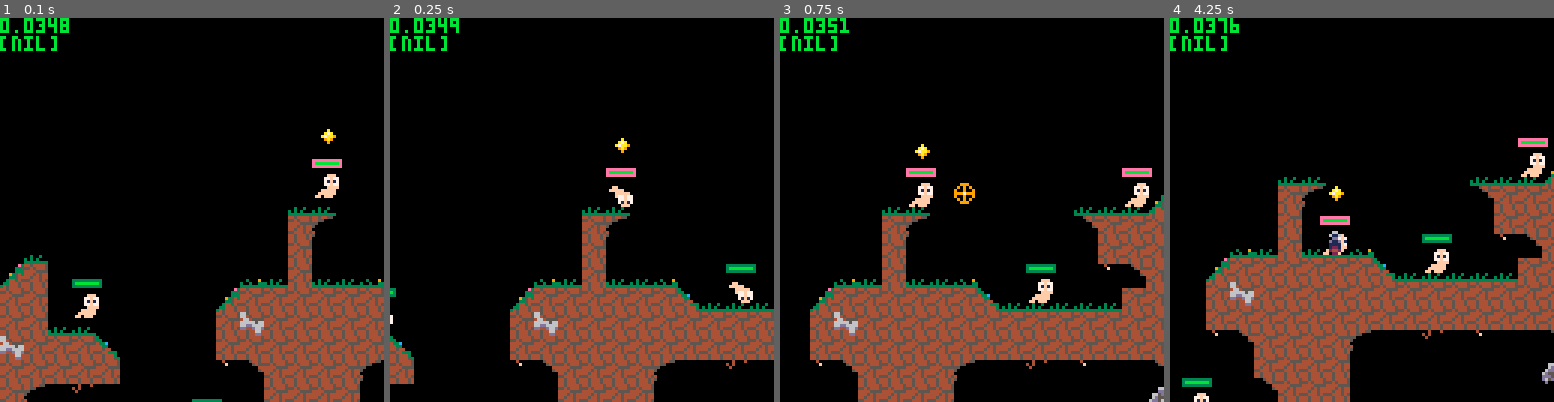
Above: before the commit, frames 1-4 (left to right).
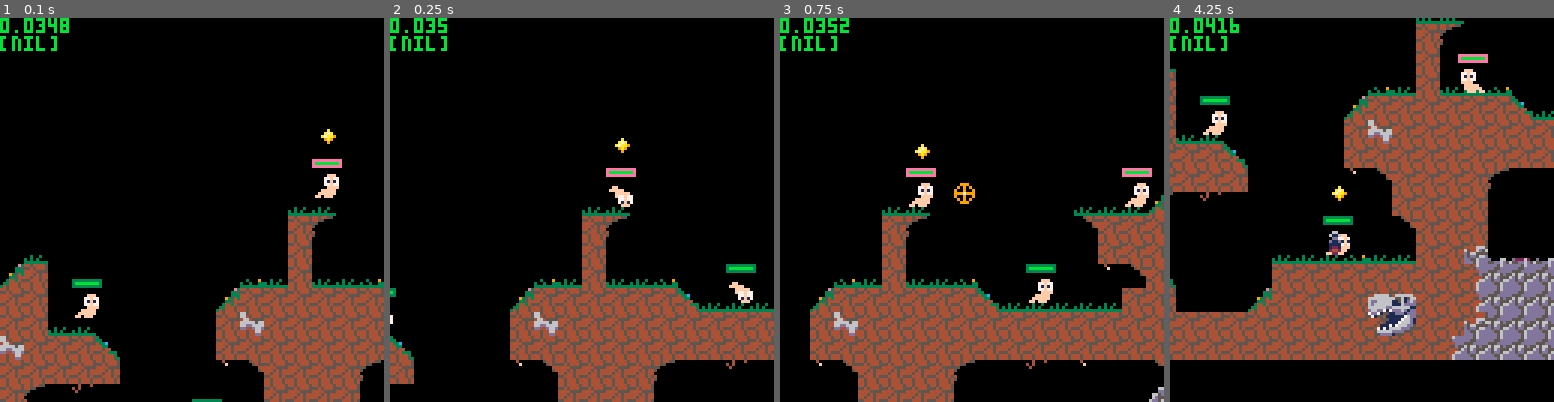
Above: after the commit, the same moments.

Repository: thomasvt/PICO-8-Worms
Game: PICO-8 cartridge worms.p8
The game is run twice, just before and just after one commit, with the same random seed, the same clock (stepped at 60 frames per second) and the same inputs.
Inputs:
- Up to frame 1 (0.1 s): no input
- Up to frame 2 (0.25 s): no input
- Up to frame 3 (0.75 s): tap X (X key) at 0.33 s; tap O (Z key) at 0.7 s
- Up to frame 4 (4.25 s): tap X (X key) at 1.07, 1.85, 2.97, 4.08 s; hold Right 1.6-2.1 s; tap O (Z key) every 0.4 s from 1.7 to 4.1 s; hold Up 2.15-2.42 s; hold Right 2.47-3.03 s; hold Left 3.08-3.58 s; hold Down 3.63-3.97 s; hold Right from 4.02 s (still down)

Frame 1 is identical in both runs. In frame 2, less than 0.1% of the frame differs, in the area x 12-18%, y 0-4%; in frame 3, less than 0.1%; in frame 4, 48%, in the area x 0-100%, y 0-100%.

Commit message:
team round robin

Diff:
--- a/worms.p8
+++ b/worms.p8
@@ -41,6 +41,12 @@
 end
 
 function _init()
+ clear(bodies)
+ clear(worms)
+ clear(bullets)
+ clear(parts)
+ t_init()
+
 	local sps = l_load_lvl()
 
  local team=0
@@ -52,6 +58,10 @@
  end
 
  t_next_turn()
+end
+
+function clear(tbl)
+ while #tbl>0 do del(tbl,tbl[1]) end
 end
 
 function _update()
@@ -245,6 +255,10 @@
  -- toggle mode
  w_aiming = btn(🅾️) and w_p.grnd
 
+ if btnp(⬇️) then
+  t_next_turn()
+ end
+
  if w_aiming then
   if c_zoomed then c_toggle_zoom() end
   w_shoot_ctrl()
@@ -325,9 +339,7 @@
  -- which sprite?
  if w.flashtime % 8 > 3 then
   w.spr = 2
-  return
- end
- if w.grnd and abs(w.thrst) > 0.1 then
+ elseif w.grnd and abs(w.thrst) > 0.1 then
   w.spr = 3 + frame\10 % 2
  else
   w.spr = 1
@@ -342,10 +354,7 @@
 function w_hurt(w, amount)
   w.health -= amount
   if w.health < 0 then
-   del(worms,w)
-   del(bodies,w)
-   add(bodies,--spawn tombstone
-    m_newobj(w.x,w.y,w.vx,-2,8,4))
+   t_kill(w)
   end
   w.flashtime = 60
   r_emit(w.x-10,w.y-5,-0.5,0,0,40,9,"ouch!")
@@ -704,6 +713,15 @@
 -->8
 -- teams : t
 
+teams = {}
+
+function t_init()
+ clear(teams)
+ for i=0,1 do
+  teams[i] = {worms={}}
+ end
+end
+
 function t_spawn(x,y,team)
  local w = m_newobj(x,y,0,0,1,4)
  w.health = 100
@@ -712,12 +730,51 @@
 
  add(worms, w)
  add(bodies, w)
+ add(teams[team].worms, w)
+ print(team)
  return w
 end
 
+function t_kill(w)
+ w.dead = true
+ del(worms,w)
+ del(bodies,w)
+ add(bodies,--spawn tombstone
+    m_newobj(w.x,w.y,w.vx,-2,8,4))
+end
+
 function t_next_turn()
- local team = w_p and (w_p.team+1)%2 or 0
- w_p = worms[1]
+ local team = w_p
+  and teams[(w_p.team+1)%2]
+  or teams[0]
+
+ if not team.curr then
+  team.curr = team.worms[1]
+ else
+  local found = false
+  local i = 1
+  while true do
+   local w = team.worms[i]
+   if not found then
+    if w == team.curr then
+     found = true
+    end
+   elseif w == team.curr and w.dead then
+    -- no more living worms
+			 debug = "you lose"
+			 break
+   elseif not w.dead then
+    print(i)
+    team.curr = w
+    break
+   end
+
+   i = ((i+1) % #team.worms)+1
+  end
+
+ end
+
+ w_p = team.curr
 end
 -->8
 -- todo
